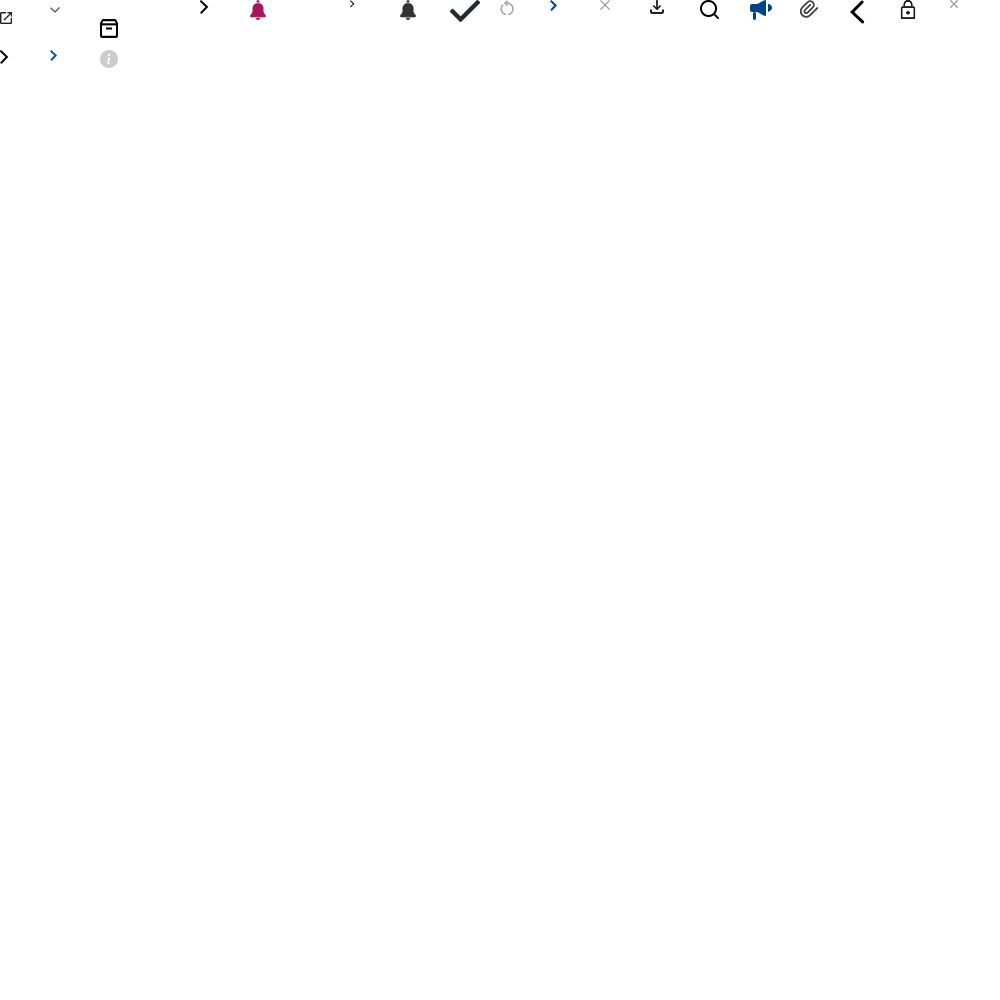
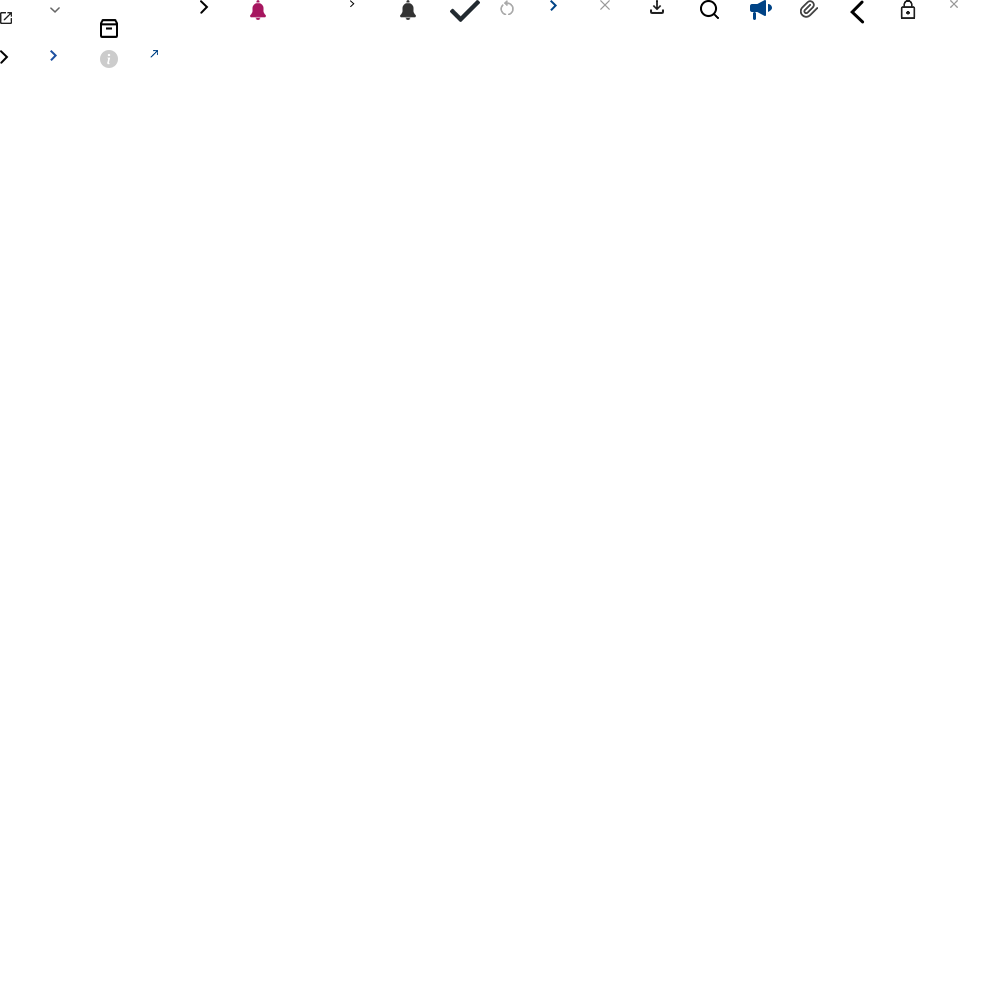
Two versions of the same layered image (1000×1000). Layer-by-layer changes:
added layer "레이어 29" in group "그룹 2" over (x1=150, y1=50, x2=158, y2=58)
